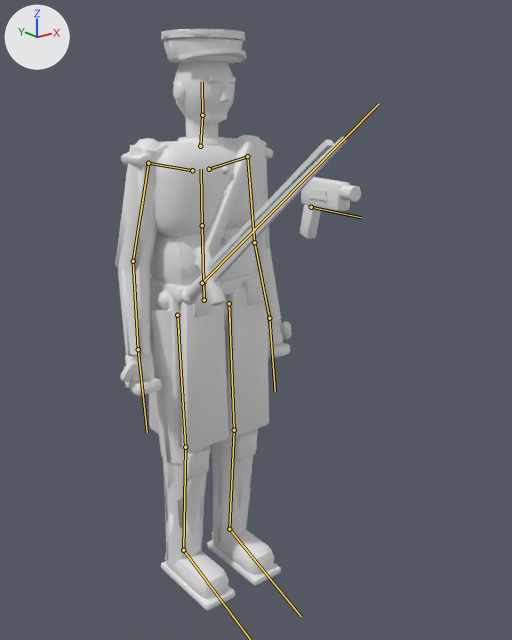
What one commit did to the glTF model public/assets/units/guard_officer.glb.
Both versions are drawn from a 50 mm lens placed at (-1.24, -1.81, 1.6), pointed at (0.09, -0.15, 0.93). Every picture has the same lights, and +X, +Y and +Z are marked at upper left. The picture after the commit comes second. The bones that change, and the others that lie on the model, are drawn over the model as lines. Objects named as collision shapes, trigger or cutter boxes, shadow casters or lower levels of detail are left out.

Objects in the first picture: 'guard_officer', 'guard_officer_lod1'.
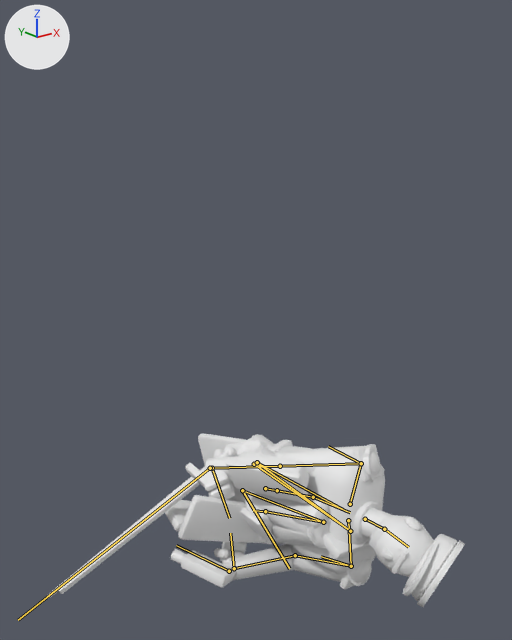
The newer file adds an action. The first version stands in its rest pose; the second is drawn at frame 35 of the action 'death_c'.

The edits, one by one:
Bone 'hips' (bone_hips) moves from (0.0, 0.0, 0.0) to (0.3, -0.817, -0.05).
Bone 'hips' (bone_hips) turns from (0, 0, 0) to (79, -14, -85) degrees about its own x, y and z.
Bone 'spine' (bone_spine) turns from (0, 0, 0) to (2, 0, 0) degrees about its own x, y and z.
Bone 'chest' (bone_chest) turns from (0, 0, 0) to (5, -15, -10) degrees about its own x, y and z.
Bone 'upper_arm.L' (bone_upper_arm_l) turns from (0, 0, 0) to (-1, -12, -6) degrees about its own x, y and z.
Bone 'forearm.L' (bone_forearm_l) turns from (0, 0, 0) to (-66, 5, 7) degrees about its own x, y and z.
Bone 'hand.L' (bone_hand_l) turns from (0, 0, 0) to (82, -22, 93) degrees about its own x, y and z.
Bone 'pauldron.R' (bone_pauldron_r) turns from (0, 0, 0) to (-6, -1, -2) degrees about its own x, y and z.
Bone 'upper_arm.R' (bone_upper_arm_r) turns from (0, 0, 0) to (-36, -10, -11) degrees about its own x, y and z.
Bone 'forearm.R' (bone_forearm_r) turns from (0, 0, 0) to (17, 0, 2) degrees about its own x, y and z.
Bone 'hand.R' (bone_hand_r) turns from (0, 0, 0) to (-124, 30, 78) degrees about its own x, y and z.
Bone 'neck' (bone_neck) turns from (0, 0, 0) to (-2, 0, 0) degrees about its own x, y and z.
Bone 'head' (bone_head) turns from (0, 0, 0) to (-16, 0, -25) degrees about its own x, y and z.
Bone 'offhand' (bone_offhand) moves from (0.0, 0.0, 0.0) to (-0.092, -0.063, -0.2).
Bone 'offhand' (bone_offhand) turns from (0, 0, 0) to (-70, -8, 5) degrees about its own x, y and z.
Bone 'weapon' (bone_weapon) moves from (0.0, 0.0, 0.0) to (0.095, -0.168, 0.166).
Bone 'weapon' (bone_weapon) turns from (0, 0, 0) to (51, 16, -21) degrees about its own x, y and z.
Bone 'tasset.L' (bone_tasset_l) turns from (0, 0, 0) to (-66, 20, 29) degrees about its own x, y and z.
Bone 'tasset.R' (bone_tasset_r) turns from (0, 0, 0) to (74, 33, -13) degrees about its own x, y and z.
Bone 'thigh.L' (bone_thigh_l) turns from (0, 0, 0) to (-143, 53, 18) degrees about its own x, y and z.
Bone 'shin.L' (bone_shin_l) turns from (0, 0, 0) to (151, 0, 0) degrees about its own x, y and z.
Bone 'foot.L' (bone_foot_l) turns from (0, 0, 0) to (-67, -19, -81) degrees about its own x, y and z.
Bone 'thigh.R' (bone_thigh_r) turns from (0, 0, 0) to (-180, 46, 30) degrees about its own x, y and z.
Bone 'shin.R' (bone_shin_r) turns from (0, 0, 0) to (137, 0, 0) degrees about its own x, y and z.
Bone 'foot.R' (bone_foot_r) turns from (0, 0, 0) to (-73, 39, -58) degrees about its own x, y and z.

Changed parts and their boxes (x1, y1, x2, y2) in the pictures (512 x 640 px):
'guard_officer', posed (69% wider, 70% shorter): before (115, 29, 361, 610); after (47, 433, 464, 605)
'guard_officer_lod1', posed: before (116, 29, 360, 611); after (164, 433, 465, 607)
bone 'hips', root to tip: before (204, 300) to (203, 282); after (265, 488) to (277, 490)
bone 'spine', root to tip: before (203, 282) to (202, 225); after (277, 490) to (313, 497)
bone 'chest', root to tip: before (202, 225) to (201, 169); after (313, 497) to (350, 512)
bone 'upper_arm.L', root to tip: before (247, 156) to (254, 242); after (351, 566) to (295, 555)
bone 'forearm.L', root to tip: before (254, 242) to (269, 318); after (295, 555) to (234, 568)
bone 'hand.L', root to tip: before (269, 318) to (275, 391); after (234, 568) to (230, 533)
bone 'pauldron.R', root to tip: before (148, 163) to (140, 215); after (361, 463) to (328, 446)
bone 'upper_arm.R', root to tip: before (148, 163) to (133, 261); after (361, 463) to (280, 466)
bone 'forearm.R', root to tip: before (133, 261) to (138, 349); after (280, 466) to (212, 468)
bone 'hand.R', root to tip: before (138, 349) to (147, 432); after (212, 468) to (229, 518)
bone 'neck', root to tip: before (200, 146) to (202, 115); after (365, 519) to (384, 529)
bone 'head', root to tip: before (202, 115) to (202, 82); after (384, 529) to (408, 547)
bone 'offhand', root to tip: before (311, 207) to (361, 217); after (229, 571) to (176, 545)
bone 'weapon', root to tip: before (202, 283) to (379, 103); after (210, 468) to (18, 620)
bone 'tasset.L', root to tip: before (229, 303) to (230, 321); after (265, 511) to (253, 510)
bone 'tasset.R', root to tip: before (177, 315) to (179, 333); after (254, 464) to (262, 466)
bone 'thigh.L', root to tip: before (229, 303) to (234, 430); after (265, 511) to (323, 522)
bone 'shin.L', root to tip: before (234, 430) to (229, 529); after (323, 522) to (242, 490)
bone 'foot.L', root to tip: before (229, 529) to (301, 616); after (242, 490) to (289, 568)
bone 'thigh.R', root to tip: before (177, 315) to (185, 447); after (254, 464) to (350, 531)
bone 'shin.R', root to tip: before (185, 447) to (183, 550); after (350, 531) to (257, 462)
